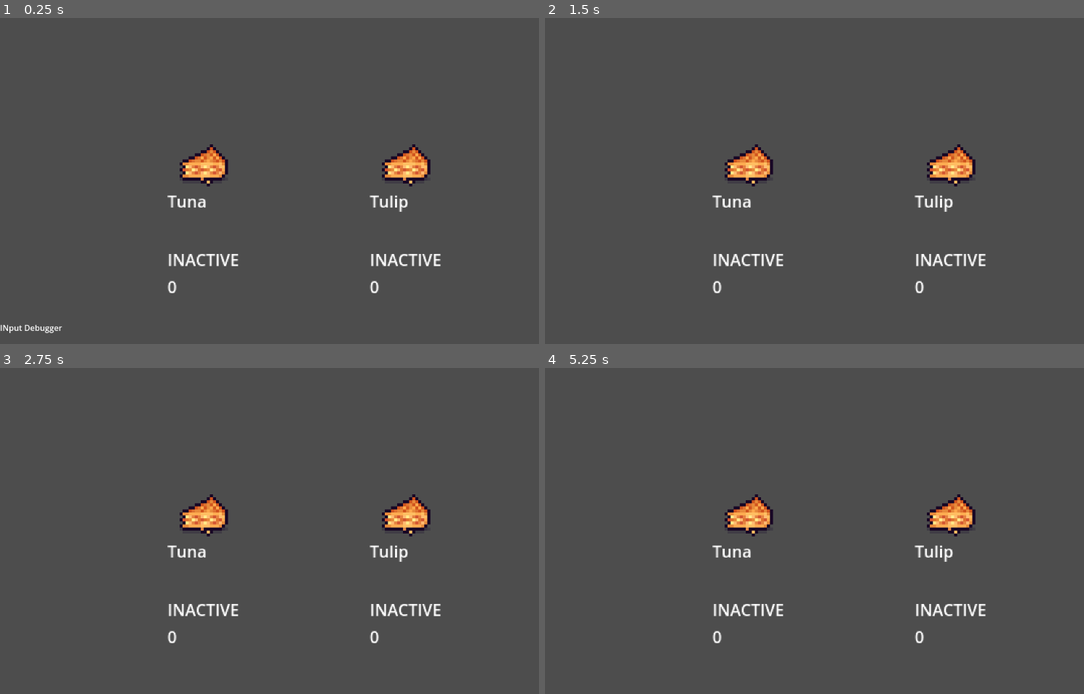
Above: before the commit, frames 1-4 (two rows, left to right).
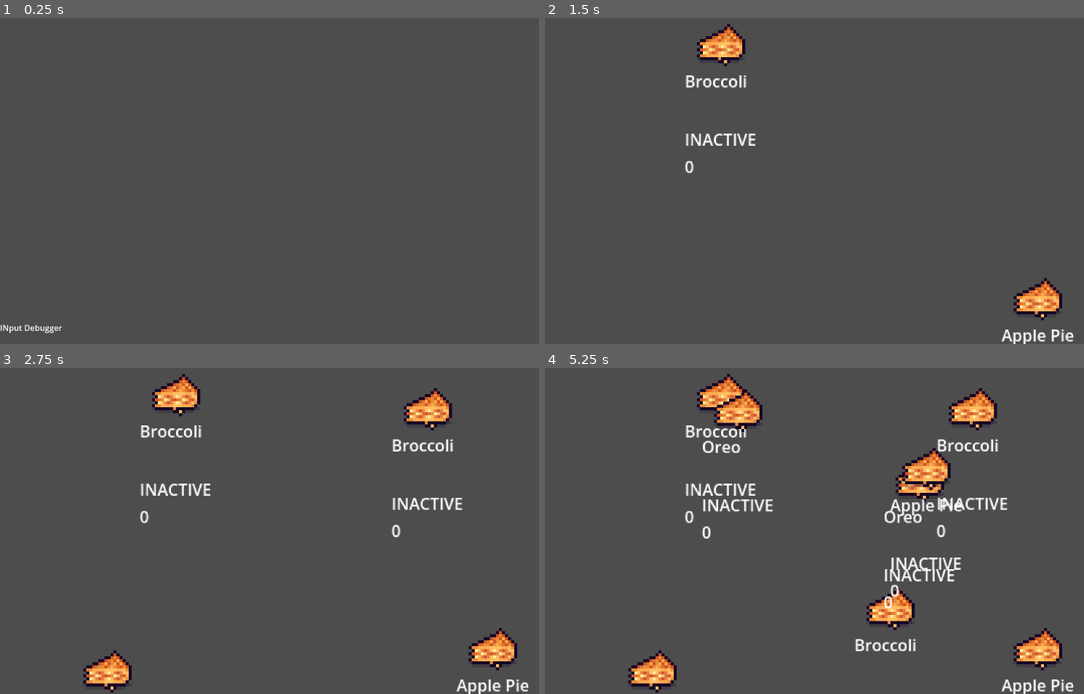
Above: after the commit, the same moments.

Repository: kam-zhan-yue/gmtk-2024
Game: Godot game, scene res://scenes/main.tscn
The game is run twice, just before and just after one commit, with the same random seed, the same clock (stepped at 60 frames per second) and the same inputs.
Inputs:
- Up to frame 1 (0.25 s): no input
- Up to frame 2 (1.5 s): tap Enter at 0.5 s; tap Backspace at 0.6, 1.35 s; tap Space at 1.25 s
- Up to frame 3 (2.75 s): tap Backspace at 2.1 s
- Up to frame 4 (5.25 s): tap Backspace every 0.75 s from 2.85 to 5.1 s; tap Enter at 4.25 s

The runs differ from the first frame. In frame 1, 2.4% of the frame differs, in the area x 31-82%, y 38-85%; in frame 2, 4.7%; in frame 3, 6.6%; in frame 4, 10%, in the area x 15-99%, y 1-100%.

Commit message:
Add random spawner

Diff:
--- a/project.godot
+++ b/project.godot
@@ -18,6 +18,7 @@
 [autoload]
 
 InputManager="*res://scripts/input/input_manager.gd"
+Global="*res://scripts/helper/global.gd"
 
 [rendering]
 
--- a/scenes/main.tscn
+++ b/scenes/main.tscn
@@ -1,15 +1,9 @@
 [gd_scene load_steps=3 format=3 uid="uid://bt2ju64bl0yrp"]
 
-[ext_resource type="PackedScene" uid="uid://d0en8pevtc4do" path="res://scenes/type_entity.tscn" id="1_ehpew"]
+[ext_resource type="Script" path="res://scripts/entities/spawner.gd" id="3_b1w3c"]
 [ext_resource type="Script" path="res://scripts/input/input_debugger.gd" id="4_mjtn7"]
 
 [node name="MainScene" type="Node2D"]
-
-[node name="Tuna" parent="." instance=ExtResource("1_ehpew")]
-
-[node name="Tuna2" parent="." instance=ExtResource("1_ehpew")]
-position = Vector2(805, 287)
-target = "Tulip"
 
 [node name="CanvasLayer" type="CanvasLayer" parent="."]
 
@@ -46,3 +40,6 @@
 grow_vertical = 0
 text = "INput Debugger
 "
+
+[node name="Spawner" type="Node2D" parent="."]
+script = ExtResource("3_b1w3c")
--- a/scenes/type_entity.tscn
+++ b/scenes/type_entity.tscn
@@ -33,9 +33,9 @@
 
 [node name="State" type="RichTextLabel" parent="."]
 offset_left = -36.0
-offset_top = 84.5
-offset_right = 44.0
-offset_bottom = 115.5
+offset_top = 85.0
+offset_right = 146.0
+offset_bottom = 116.0
 bbcode_enabled = true
 text = "State"
 scroll_active = false
--- /dev/null
+++ b/scripts/entities/spawner.gd
@@ -0,0 +1,32 @@
+class_name Spawner
+extends Node2D
+
+const ENTITY = preload("res://scenes/type_entity.tscn")
+
+const random = ["Apple Pie", "Tuna", "Oreo", "Broccoli"]
+
+func _ready() -> void:
+	spawn_async()
+	pass
+
+func spawn_async() -> void:
+	while(true):
+		var time = randf_range(0.2, 1.0)
+		await Global.seconds(time)
+		spawn()
+
+func spawn() -> void:
+	var entity = ENTITY.instantiate() as TypeEntity
+
+	# Get the screen size
+	var screen_size = get_viewport().get_visible_rect().size
+
+	# Randomly assign the position within the screen bounds
+	entity.position = Vector2(
+		randf() * screen_size.x,  # Random x position
+		randf() * screen_size.y   # Random y position
+	)
+
+	# Add the entity to the scene tree as a child of the current node
+	add_child(entity)
+	entity.init(random[randi_range(0, len(random)-1)])
--- a/scripts/entities/type_entity.gd
+++ b/scripts/entities/type_entity.gd
@@ -7,7 +7,7 @@
 @onready var state_display := $State as RichTextLabel
 @onready var index_display := $Index as RichTextLabel
 
-var input: String
+var input: String = ""
 
 enum TypeState {INACTIVE, ACTIVE, WRONG, COMPLETED}
 var state := TypeState.INACTIVE
@@ -17,12 +17,17 @@
 func _ready() -> void:
 	InputManager.on_key_pressed.connect(_on_key_pressed)
 	InputManager.on_backspace.connect(_on_backspace);
+
+func init(word: String) -> void:
+	target = word
+	input = ""
 	update_state()
 
 func _on_key_pressed(key: String) -> void:
 	if index >= target.length() || state == TypeState.COMPLETED:
 		return
 	if state == TypeState.INACTIVE and key == target[0]:
+		# If inactive and first key is correct, set active
 		input = key
 		index = 1
 		incorrect = 0
@@ -34,16 +39,19 @@
 			input += key
 			index += 1
 			check_complete()
+		# If incorrect, then set to wrong
 		else:
 			input += key
 			incorrect += 1
 			state = TypeState.WRONG
 	elif state == TypeState.WRONG:
+		# If wrong and first key is correct, then set back to active
 		if key == target[0]:
 			input = key
 			index = 1
 			incorrect = 0
 			state = TypeState.ACTIVE
+		# If wrong and still wrong, then keep incrementing wrong
 		else:
 			input += key
 			incorrect += 1
@@ -63,6 +71,7 @@
 			check_complete()
 	update_state()
 
+
 func update_state() -> void:
 	display.text = input
 	state_display.text = TypeState.keys()[state]
@@ -72,3 +81,4 @@
 func check_complete() -> void:
 	if index == target.length():
 		state = TypeState.COMPLETED
+		queue_free()
--- /dev/null
+++ b/scripts/helper/global.gd
@@ -0,0 +1,38 @@
+extends Node
+
+func seconds(time: float) -> void:
+	await get_tree().create_timer(time).timeout
+
+func frame() -> void:
+	var delta := get_process_delta_time()
+	await get_tree().create_timer(delta).timeout
+
+func set_active(node: Node) -> void:
+	active(node, true)
+
+func set_inactive(node: Node) -> void:
+	active(node, false)
+
+func to_blue() -> Vector2:
+	return Vector2(-1.0, 0.5).normalized()
+
+func to_red() -> Vector2:
+	return Vector2(1.0, -0.5).normalized()
+
+func active(node: Node, active: bool) -> void:
+	# Set visibility
+	node.visible = active
+
+	# Set general processing
+	node.set_process(active)
+
+	# Set physics processing
+	node.set_physics_process(active)
+
+	# Optionally, set input processing if needed
+	if node.has_method("set_process_input"):
+		node.set_process_input(active)
+
+	# Optionally, set unhandled input processing if needed
+	if node.has_method("set_process_unhandled_input"):
+		node.set_process_unhandled_input(active)
